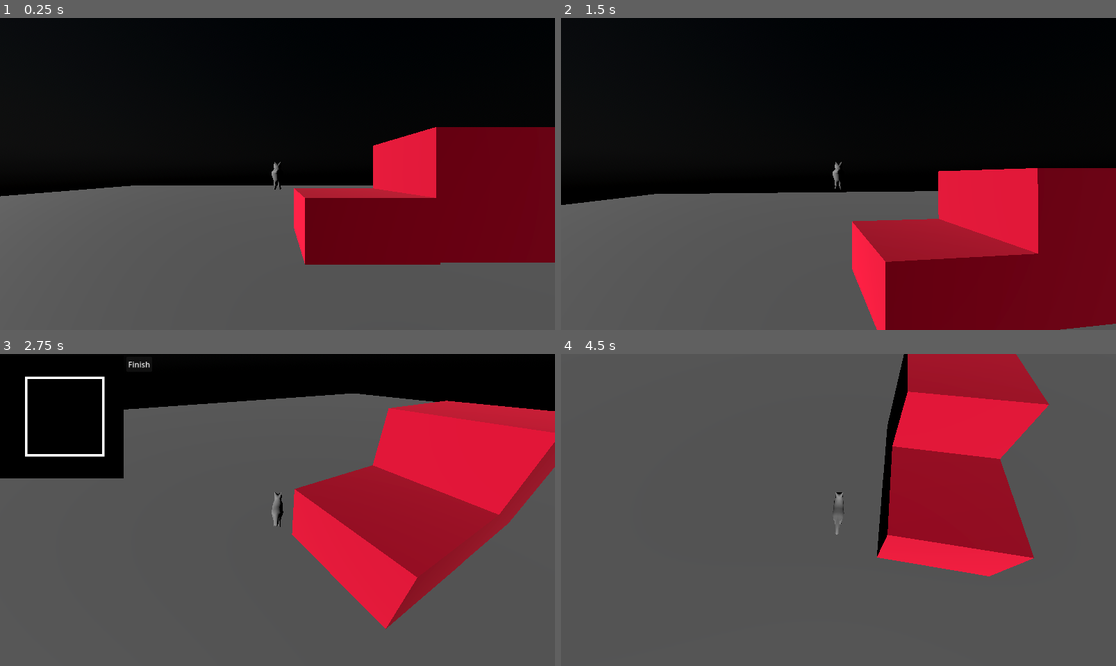
Above: before the commit, frames 1-4 (two rows, left to right).
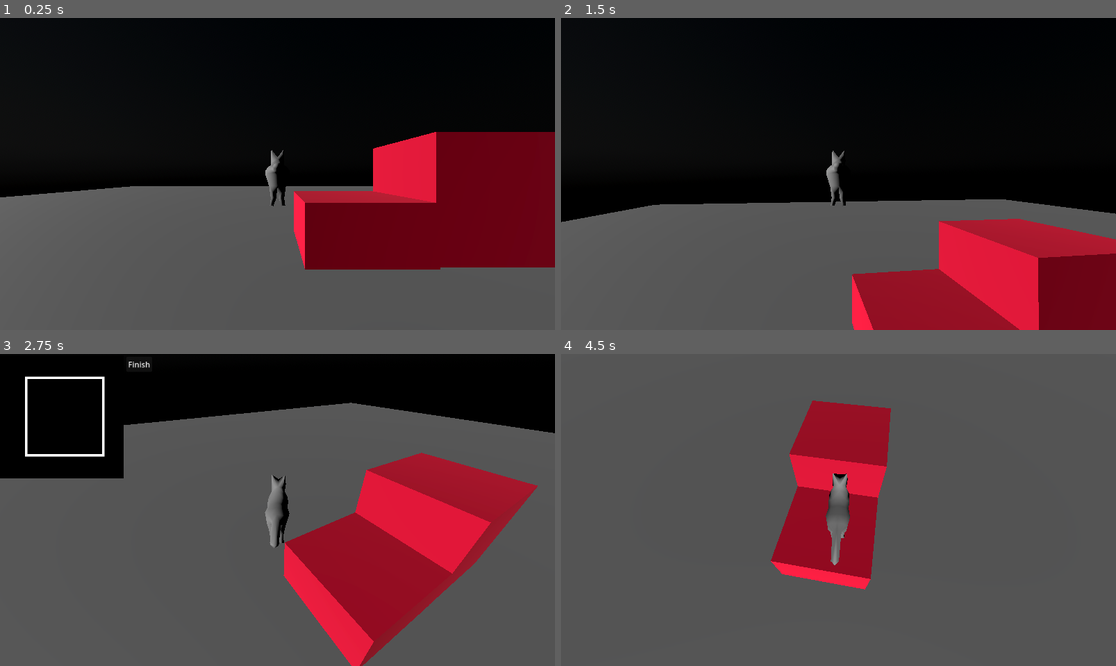
Above: after the commit, the same moments.

Repository: ThgTheReal/info-game-fr
Game: Godot game, scene res://World/World.tscn
Same seed, same stepped clock (60 frames per second), same inputs: the game is played once before the commit and once after it.
Inputs (mouse positions are in pixels of both pictures, inside the frame that each line leads up to):
- Up to frame 1 (0.25 s): no input
- Up to frame 2 (1.5 s): tap Enter (ui_accept) at 0.5, 0.77 s; move the mouse to (866, 174) at 0.52 s; hold W (Forward) 0.53-1.25 s; tap M (open_magic) at 0.6 s; click (866, 174) at 0.67 s; click "Finish" at 1.25 s
- Up to frame 3 (2.75 s): move the mouse to (249, 510) at 2.02 s; hold W (Forward) from 2.03 s (still down); tap M (open_magic) at 2.1 s; tap Enter (ui_accept) at 2.27 s
- Up to frame 4 (4.5 s): tap Enter (ui_accept) at 2.75, 3.77, 4.25 s; move the mouse to (622, 416) at 2.77 s; release W (Forward) at 2.78 s; hold D (Right) 2.78-3.53 s; tap M (open_magic) at 2.85, 3.6, 4.35 s; click (622, 416) at 2.92 s; move the mouse to (832, 516) at 3.52 s; hold W (Forward) 3.53-4.28 s; click (832, 516) at 3.67 s; move the mouse to (1005, 556) at 4.27 s; hold A (Left) from 4.28 s (still down)

The runs differ from the first frame. In frame 1, 2.3% of the frame differs, in the area x 0-100%, y 34-81%; in frame 2, 21%; in frame 3, 24%; in frame 4, 26%, in the area x 37-88%, y 0-76%.

Commit message:
Update Player.tscn

Diff:
--- a/Player/Player.tscn
+++ b/Player/Player.tscn
@@ -7,18 +7,18 @@
 [ext_resource type="Script" uid="uid://bkhen11iti43q" path="res://Player/draw_area.gd" id="4_ddoul"]
 
 [sub_resource type="CapsuleShape3D" id="CapsuleShape3D_8g4oa"]
-radius = 14.500488
-height = 51.19758
+radius = 28.725586
+height = 74.71948
 
 [node name="Player" type="CharacterBody3D"]
 script = ExtResource("1_q3lat")
 
 [node name="Cat" type="MeshInstance3D" parent="."]
-transform = Transform3D(-2.1855695e-09, 0, 0.05, 0, 0.05, 0, -0.05, 0, -2.1855695e-09, 0, 0, 0)
+transform = Transform3D(-4.371139e-09, 0, 0.1, 0, 0.1, 0, -0.1, 0, -4.371139e-09, 0, 0, 0)
 mesh = ExtResource("2_q3lat")
 
 [node name="CollisionShape3D" type="CollisionShape3D" parent="."]
-transform = Transform3D(1, 0, 0, 0, -4.371139e-08, -1, 0, 1, -4.371139e-08, 0, -0.9099899, 3.3329744)
+transform = Transform3D(1, 0, 0, 0, -4.371139e-08, -1, 0, 1, -4.371139e-08, 0, -0.9099896, -4.317088)
 shape = SubResource("CapsuleShape3D_8g4oa")
 
 [node name="CameraArm" type="SpringArm3D" parent="."]
